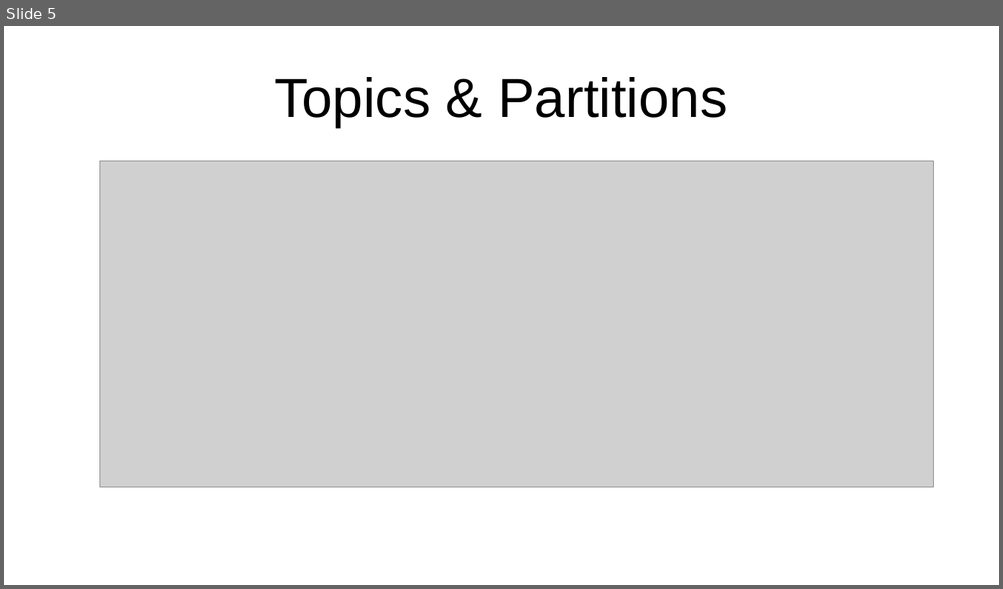
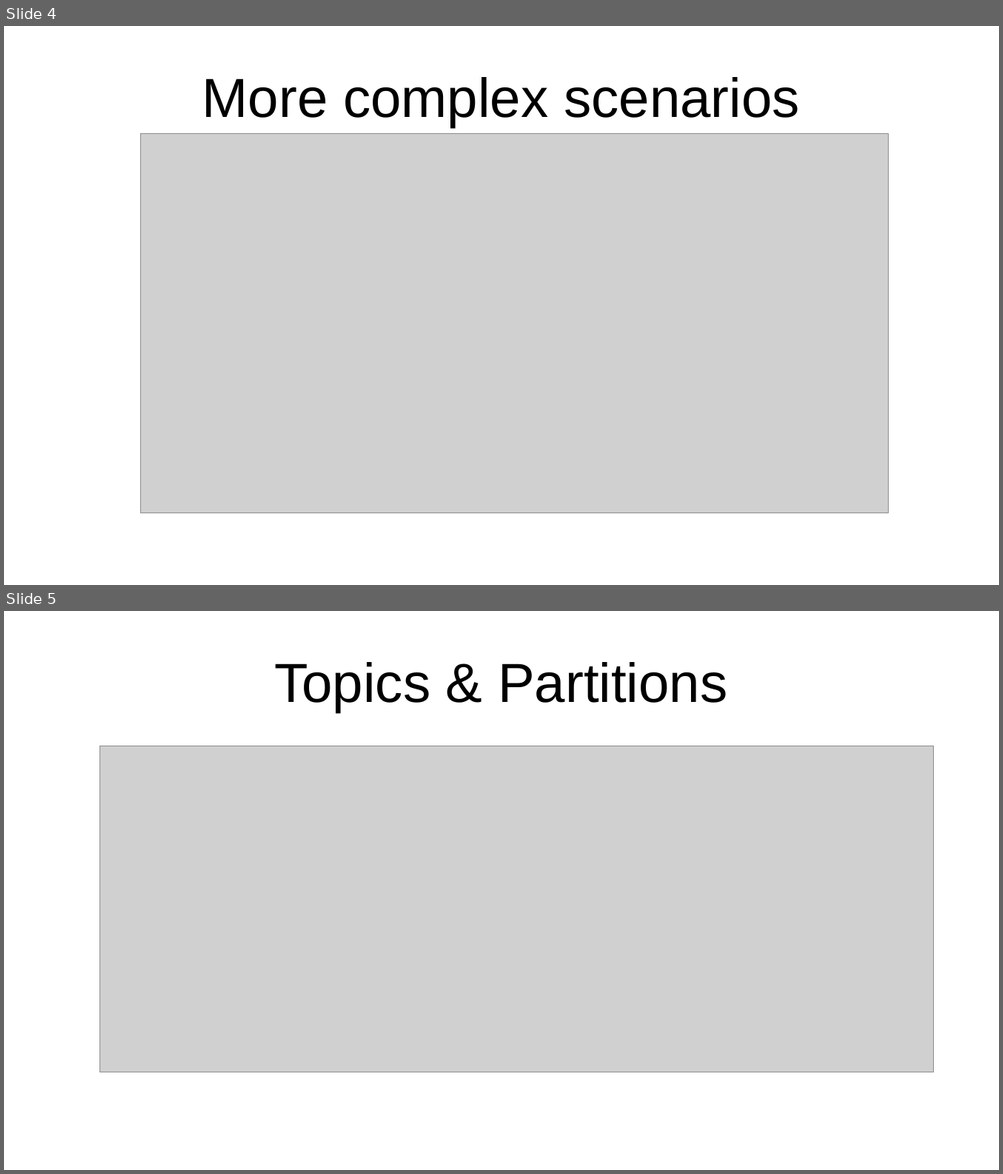
Before and after one commit to rogithub/kafka-client-dotnet, a slide deck: presentacion/kafka.odp. Shown one above the other, each under a label of ours: slide 5 before the commit, slides 4 and 5 after it. The pictures are 1003x589 and 1003x1174 pixels, drawn with LibreOffice and Linux fonts; fonts in the diff are those of the drawing; grey boxes stand for pictures. Boxes give left, top, right and bottom in pixels: in the first picture for what was removed or moved away, otherwise in the second. Text is boxed around its words. In the diff, an @@ line names an element or a change of style, - is before the commit and + after.

```diff
--- a/presentacion/kafka.odp
+++ b/presentacion/kafka.odp
@@ slide 4 added at (4, 26, 999, 585), background #FFFFFF @@
@@ title added at (202, 77, 800, 127), 44 pt, text #000000 @@
+More complex scenarios
@@ picture added at (140, 134, 888, 514) @@
```
Also in this commit, not shown: 3 slides changed, 1 other slide added, 2 slides removed.
